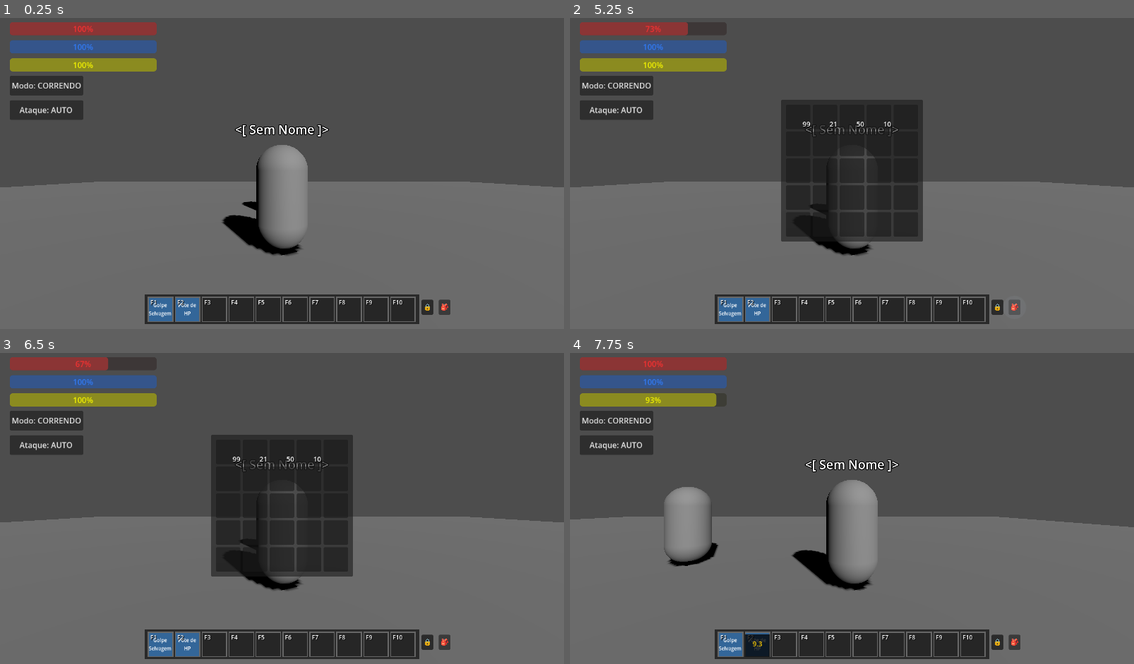
Above: before the commit, frames 1-4 (two rows, left to right).
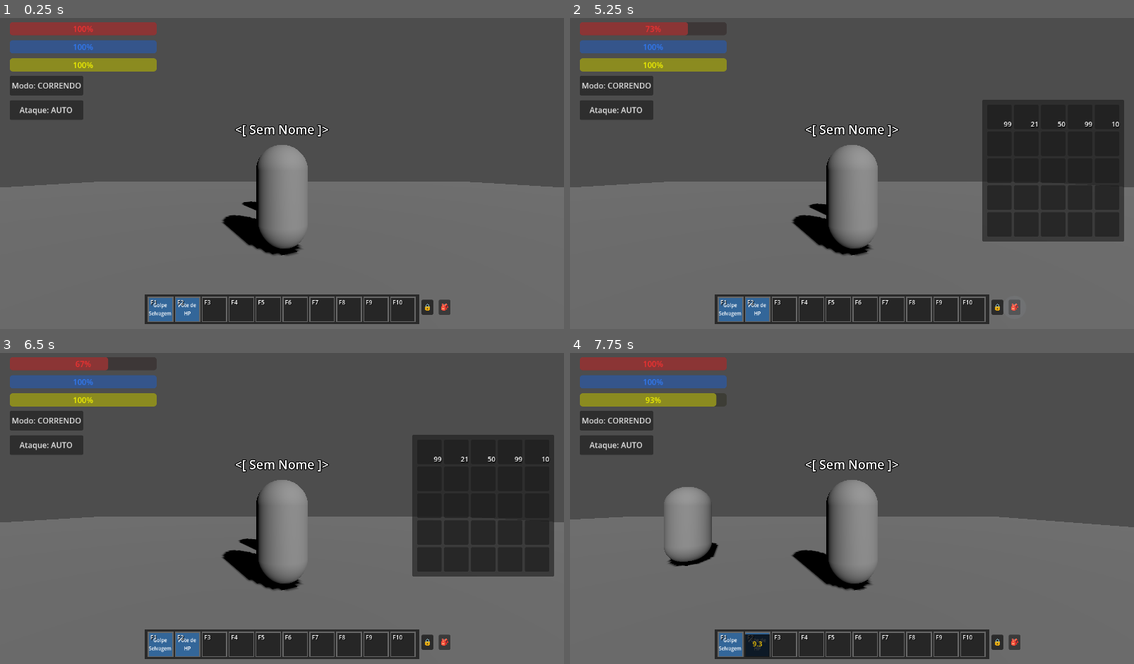
Above: after the commit, the same moments.

Repository: wellingtonpereira12/RFan-Online
Game: Godot game, scene res://levels/TestWorld.tscn
Same seed, same stepped clock (60 frames per second), same inputs: the game is played once before the commit and once after it. This scene is started directly instead of the project's main scene.
Inputs (mouse positions are in pixels of both pictures, inside the frame that each line leads up to):
- Up to frame 1 (0.25 s): no input
- Up to frame 2 (5.25 s): click "Modo: CORRENDO" at 0.5 s; click "Modo: ANDANDO" at 1.25 s; click "Ataque: AUTO" at 2 s; click "Ataque: MANUAL" at 2.75 s; click "🔒" at 3.5 s; click "🔓" at 4.25 s; click "🎒" at 5 s
- Up to frame 3 (6.5 s): tap Enter at 5.75 s; drag from (157, 645) to (338, 436) at 5.77 s
- Up to frame 4 (7.75 s): tap Space (jump) at 6.5 s; drag from (756, 645) to (823, 567) at 6.52 s; move the mouse to (784, 645) at 7.27 s; hold D (move_right) from 7.28 s (still down); tap I at 7.35 s; click (784, 645) at 7.42 s; tap Tab at 7.55 s

The runs differ from the first frame. In frame 2, 22% of the frame differs, in the area x 37-99%, y 26-72%; in frame 3, 22%; in frame 4, less than 0.1%.

Commit message:
no message

Diff:
--- a/r-fan-online/core/ItemDatabase.gd
+++ b/r-fan-online/core/ItemDatabase.gd
@@ -3,7 +3,7 @@
 const ITEMS: Dictionary = {
 	"pote_hp_p": {
 		"id": "pote_hp_p",
-		"nome": "Potion HP Pequena",
+		"nome": "Potion HP Pequenaaa",
 		"tipo": "potion",
 		"descricao": "Recupera uma pequena quantidade de vida",
 		"efeito": "hp",
--- a/r-fan-online/entities/enemies/Enemy.gd
+++ b/r-fan-online/entities/enemies/Enemy.gd
@@ -23,6 +23,13 @@
 	if vitals:
 		vitals.died.connect(_on_died)
 		vitals.hp_changed.connect(_on_took_damage)
+
+	# Remover Bodyblock: Inimigos e Jogadores se atravessam
+	call_deferred("_ignore_players")
+
+func _ignore_players() -> void:
+	for p in get_tree().get_nodes_in_group("players"):
+		add_collision_exception_with(p)
 
 func _physics_process(delta: float) -> void:
 	# Aplicar Gravidade
--- a/r-fan-online/entities/player/Player.gd
+++ b/r-fan-online/entities/player/Player.gd
@@ -62,6 +62,11 @@
 	inventory_manager.add_to_group("inventory_manager")
 	add_child(inventory_manager)
 
+	# Inicializar Console Admin (GM)
+	var admin_scene = preload("res://ui/admin/AdminConsole.tscn")
+	var admin_ui = admin_scene.instantiate()
+	add_child(admin_ui)
+
 	var inv_scene = preload("res://ui/inventory/InventoryUI.tscn")
 	var inv_ui = inv_scene.instantiate()
 	hud_instance.add_child(inv_ui)
@@ -70,6 +75,7 @@
 	# Adiciona itens usando o banco de dados oficial!
 	inventory_manager.add_item("pote_hp_p", 120)
 	inventory_manager.add_item("pote_sp_p", 50)
+	inventory_manager.add_item("pote_fp", 99) # Adicionando a pote de FP!
 	inventory_manager.add_item("super_pote", 10)
 
 	# --- ALQUIMIA GLOBAL (Injeção de Seleção do Singleton) ---
@@ -179,13 +185,65 @@
 
 	print("=> [SISTEMA]: Respawn concluído com sucesso!")
 
+# --- Sistema de Inventário (Drop de Itens) ---
+func drop_item_on_ground(item_data: Dictionary, amount: int) -> void:
+	var item_node = RigidBody3D.new()
+
+	var mesh_inst = MeshInstance3D.new()
+	var box_mesh = BoxMesh.new()
+	box_mesh.size = Vector3(0.3, 0.3, 0.3)
+	mesh_inst.mesh = box_mesh
+
+	var mat = StandardMaterial3D.new()
+	mat.albedo_color = Color(1.0, 0.84, 0.0) # Bolinha quadrada amarela (Ouro/Loot)
+	box_mesh.surface_set_material(0, mat)
+
+	var coll = CollisionShape3D.new()
+	var box_shape = BoxShape3D.new()
+	box_shape.size = Vector3(0.3, 0.3, 0.3)
+	coll.shape = box_shape
+
+	item_node.add_child(mesh_inst)
+	item_node.add_child(coll)
+
+	# Adicionar à raiz da cena principal
+	get_tree().current_scene.add_child(item_node)
+
+	# Ignorar colisão com o próprio jogador para não ser empurrado
+	item_node.add_collision_exception_with(self)
+
+	# Deslocar para evitar spawn dentro do jogador
+	var offset = Vector3(randf_range(-1.0, 1.0), 1.5, randf_range(-1.0, 1.0))
+	item_node.global_position = global_position + offset
+	item_node.apply_central_impulse(Vector3(0, 3.0, 0))
+
+	# Metadata para identificar o item no Raycast
+	item_node.set_meta("is_dropped_item", true)
+	item_node.set_meta("item_data", item_data)
+	item_node.set_meta("item_amount", amount)
+
+	print("Item derrubado: ", item_data.get("nome", "Desconhecido"), " x", amount)
+
 func _unhandled_input(event: InputEvent) -> void:
-	# Cancelar Target e Ataque com ESC
+	# Cancelar Target, Ataque e Fechar Janelas com ESC
 	if event is InputEventKey and event.pressed and event.keycode == KEY_ESCAPE:
+		var esc_handled = false
+
+		# 1. Fechar Inventário se estiver aberto
+		var inv_ui = get_tree().get_first_node_in_group("inventory_ui")
+		if inv_ui and inv_ui.visible:
+			inv_ui.visible = false
+			esc_handled = true
+
+		# 2. Desmarcar Target e parar ataque
 		if current_target != null or is_pursuing_and_attacking:
 			current_target = null
 			hud_instance.unbind_target()
 			is_pursuing_and_attacking = false
+			esc_handled = true
+
+		if esc_handled:
+			get_viewport().set_input_as_handled()
 			return
 
 	# Lógica Clássica de MMO: Segurar o Botão DIREITO do mouse para "Guiar" a Câmera e o Corpo
@@ -224,6 +282,26 @@
 
 	if result and result.has("collider"):
 		var hit_obj = result.collider
+
+		# 1. Verifica se clicou em um Item no Chão
+		if hit_obj.has_meta("is_dropped_item"):
+			var i_data = hit_obj.get_meta("item_data")
+			var i_amount = hit_obj.get_meta("item_amount")
+
+			var inv_ui = get_tree().get_first_node_in_group("inventory_ui")
+			if inv_ui and inv_ui.inventory_manager:
+				var resto = inv_ui.inventory_manager.add_item(i_data["id"], i_amount)
+				if resto <= 0:
+					hit_obj.queue_free()
+					print("Pegou do chão: ", i_data.get("nome", "Item"), " x", i_amount)
+				elif resto < i_amount:
+					hit_obj.set_meta("item_amount", resto)
+					print("Pegou parte do item. Sobrou no chão: ", resto)
+				else:
+					print("Inventário cheio!")
+			return
+
+		# 2. Verifica se clicou em um Inimigo
 		if hit_obj.is_in_group("enemies"):
 			# Define Alvo novo ou mantém
 			current_target = hit_obj
--- /dev/null
+++ b/r-fan-online/ui/admin/AdminConsole.gd
@@ -0,0 +1,116 @@
+extends CanvasLayer
+
+@onready var panel: Panel = $Panel
+@onready var history: RichTextLabel = $Panel/VBoxContainer/History
+@onready var input_line: LineEdit = $Panel/VBoxContainer/InputLine
+@onready var suggestion_label: Label = $Panel/VBoxContainer/SuggestionLabel
+
+func _ready() -> void:
+	panel.visible = false
+	input_line.text_submitted.connect(_on_text_submitted)
+	input_line.text_changed.connect(_on_text_changed)
+	input_line.gui_input.connect(_on_input_gui_input)
+
+func _unhandled_input(event: InputEvent) -> void:
+	if event is InputEventKey and event.pressed and not event.echo:
+		# Tecla aspas simples/apóstrofo (')
+		if event.keycode == KEY_APOSTROPHE or event.keycode == KEY_QUOTELEFT:
+			toggle_console()
+			get_viewport().set_input_as_handled()
+
+func toggle_console() -> void:
+	panel.visible = !panel.visible
+	if panel.visible:
+		input_line.grab_focus()
+		input_line.clear()
+		suggestion_label.text = ""
+	else:
+		input_line.release_focus()
+
+func print_to_console(msg: String, color: String = "white") -> void:
+	history.text += "\n[color=" + color + "]" + msg + "[/color]"
+
+func _on_text_changed(new_text: String) -> void:
+	# Sistema de Autocomplete para itens
+	suggestion_label.text = ""
+	var parts = new_text.split(" ", false)
+	if parts.size() >= 2 and parts[0].to_lower() == "item":
+		var search_id = parts[1].to_lower()
+		var matches = []
+		for item_id in ItemDatabase.ITEMS.keys():
+			if item_id.begins_with(search_id):
+				matches.append(item_id)
+
+		if matches.size() > 0:
+			suggestion_label.text = "Sugestão (Pressione TAB): " + ", ".join(matches)
+
+# A melhor forma de tratar o TAB no LineEdit sem perder foco é checar na gui_input dele
+func _on_input_gui_input(event: InputEvent) -> void:
+	if event is InputEventKey and event.pressed and event.keycode == KEY_TAB:
+		get_viewport().set_input_as_handled() # Bloqueia mudar o foco do input
+		_apply_autocomplete()
+
+func _apply_autocomplete() -> void:
+	var text = input_line.text
+	var parts = text.split(" ", false)
+	if parts.size() >= 2 and parts[0].to_lower() == "item":
+		var search_id = parts[1].to_lower()
+		for item_id in ItemDatabase.ITEMS.keys():
+			if item_id.begins_with(search_id):
+				# Aplica o autocomplete com o primeiro resultado
+				input_line.text = "item " + item_id + " "
+				input_line.caret_column = input_line.text.length()
+				suggestion_label.text = ""
+				return
+
+func _on_text_submitted(new_text: String) -> void:
+	if new_text.strip_edges() == "": return
+
+	input_line.clear()
+	suggestion_label.text = ""
+	print_to_console("> " + new_text, "gray")
+
+	var parts = new_text.split(" ", false)
+	if parts.size() == 0: return
+
+	var command = parts[0].to_lower()
+
+	if command == "item":
+		_cmd_item(parts)
+	elif command == "clear":
+		history.text = "[color=yellow]=== Painel Administrativo GM Iniciado ===[/color]"
+	elif command == "help":
+		print_to_console("Comandos disponíveis: item <id> <qtd>, clear, help", "cyan")
+	else:
+		print_to_console("Comando inválido: " + command, "red")
+
+func _cmd_item(args: PackedStringArray) -> void:
+	if args.size() < 3:
+		print_to_console("Uso correto: item <id_item> <quantidade>", "red")
+		return
+
+	var item_id = args[1].to_lower()
+	var amount = args[2].to_int()
+
+	if amount <= 0:
+		print_to_console("A quantidade deve ser maior que zero.", "red")
+		return
+
+	# 1. Validação no Banco de Dados Central
+	var item_data = ItemDatabase.get_item(item_id)
+	if item_data.is_empty():
+		print_to_console("ERRO: Item '" + item_id + "' não encontrado no banco de dados.", "red")
+		return
+
+	# 2. Adição ao Inventário
+	var inv_manager = get_tree().get_first_node_in_group("inventory_manager")
+	if inv_manager:
+		var rem = inv_manager.add_item(item_id, amount)
+		if rem == amount:
+			print_to_console("ERRO: Inventário cheio! Nenhum item adicionado.", "red")
+		elif rem > 0:
+			print_to_console("SUCESSO PARCIAL: Adicionado " + str(amount - rem) + "x " + item_data["nome"] + ". Sem espaço para o resto.", "yellow")
+		else:
+			print_to_console("SUCESSO: " + str(amount) + "x " + item_data["nome"] + " adicionado(s) ao inventário.", "green")
+	else:
+		print_to_console("ERRO INTERNO: InventoryManager não encontrado no mundo.", "red")
--- /dev/null
+++ b/r-fan-online/ui/admin/AdminConsole.tscn
@@ -0,0 +1,43 @@
+[gd_scene load_steps=2 format=3 uid="uid://d1adminc0ns"]
+
+[ext_resource type="Script" path="res://ui/admin/AdminConsole.gd" id="1_admin"]
+
+[node name="AdminConsole" type="CanvasLayer"]
+layer = 128
+script = ExtResource("1_admin")
+
+[node name="Panel" type="Panel" parent="."]
+visible = false
+anchors_preset = 10
+anchor_right = 1.0
+offset_bottom = 250.0
+grow_horizontal = 2
+
+[node name="VBoxContainer" type="VBoxContainer" parent="Panel"]
+layout_mode = 1
+anchors_preset = 15
+anchor_right = 1.0
+anchor_bottom = 1.0
+offset_left = 10.0
+offset_top = 10.0
+offset_right = -10.0
+offset_bottom = -10.0
+grow_horizontal = 2
+grow_vertical = 2
+
+[node name="History" type="RichTextLabel" parent="Panel/VBoxContainer"]
+layout_mode = 2
+size_flags_vertical = 3
+bbcode_enabled = true
+text = "[color=yellow]=== Painel Administrativo GM Iniciado ===[/color]"
+scroll_following = true
+
+[node name="InputLine" type="LineEdit" parent="Panel/VBoxContainer"]
+layout_mode = 2
+placeholder_text = "> Digite um comando... (Ex: item pote_hp_p 99)"
+
+[node name="SuggestionLabel" type="Label" parent="Panel/VBoxContainer"]
+layout_mode = 2
+theme_override_colors/font_color = Color(0.6, 0.6, 0.6, 1)
+theme_override_font_sizes/font_size = 12
+text = " "
--- a/r-fan-online/ui/inventory/InventorySlotUI.gd
+++ b/r-fan-online/ui/inventory/InventorySlotUI.gd
@@ -7,6 +7,8 @@
 var slot_index: int = -1
 var item_data: Dictionary = {}
 var item_amount: int = 0
+var is_dragging: bool = false
+var confirm_dialog: ConfirmationDialog = null
 
 signal slot_dragged(from_index: int, to_index: int)
 signal slot_clicked(index: int)
@@ -19,6 +21,11 @@
 	item_amount = amount
 
 	if not item.is_empty():
+		# Define a tooltip para mostrar nome e descrição quando passar o mouse
+		tooltip_text = item.get("nome", "Item Desconhecido")
+		if item.has("descricao"):
+			tooltip_text += "\n" + item["descricao"]
+
 		if item.has("icon") and item["icon"] != null:
 			icon_rect.texture = item["icon"]
 			icon_rect.modulate = Color(1, 1, 1, 1)
@@ -41,6 +48,7 @@
 	icon_rect.texture = null
 	icon_rect.modulate = Color(1, 1, 1, 0) # Transparente quando vazio
 	amount_label.visible = false
+	tooltip_text = "" # Remove a tooltip quando vazio
 
 # --- Drag & Drop Lógica Nativa ---
 func _get_drag_data(_at_position: Vector2) -> Variant:
@@ -63,6 +71,8 @@
 	preview_icon.position = -size / 2
 	set_drag_preview(ctrl)
 
+	is_dragging = true
+
 	return {"type": "inventory_slot", "from_index": slot_index, "data": item_data}
 
 func _can_drop_data(_at_position: Vector2, data: Variant) -> bool:
@@ -78,3 +88,28 @@
 	if event is InputEventMouseButton and not event.pressed:
 		if event.button_index == MOUSE_BUTTON_RIGHT:
 			slot_clicked.emit(slot_index)
+
+func _notification(what: int) -> void:
+	if what == NOTIFICATION_DRAG_END:
+		if is_dragging:
+			is_dragging = false
+			if not get_viewport().gui_is_drag_successful():
+				_ask_drop_item()
+
+func _ask_drop_item() -> void:
+	if confirm_dialog == null:
+		confirm_dialog = ConfirmationDialog.new()
+		confirm_dialog.dialog_text = "Deseja derrubar o item no chão?"
+		confirm_dialog.title = "Atenção"
+		confirm_dialog.confirmed.connect(_on_drop_confirmed)
+		add_child(confirm_dialog)
+	confirm_dialog.popup_centered()
+
+func _on_drop_confirmed() -> void:
+	var player = get_tree().get_first_node_in_group("players")
+	if player and player.has_method("drop_item_on_ground"):
+		player.drop_item_on_ground(item_data, item_amount)
+
+	var inv_ui = get_tree().get_first_node_in_group("inventory_ui")
+	if inv_ui and inv_ui.inventory_manager:
+		inv_ui.inventory_manager.remove_item(slot_index, item_amount)
--- a/r-fan-online/ui/inventory/InventoryUI.gd
+++ b/r-fan-online/ui/inventory/InventoryUI.gd
@@ -16,6 +16,12 @@
 	add_to_group("inventory_ui")
 	visible = false # Escondido por padrão
 	background.gui_input.connect(_on_background_gui_input)
+
+	# Força a posição inicial do painel para a direita no meio
+	call_deferred("_setup_position")
+
+func _setup_position() -> void:
+	background.position = Vector2(size.x - background.size.x - 20, (size.y - background.size.y) / 2)
 
 func setup(manager: InventoryManager) -> void:
 	inventory_manager = manager
Not shown, added: r-fan-online/ui/admin/AdminConsole.gd.uid
